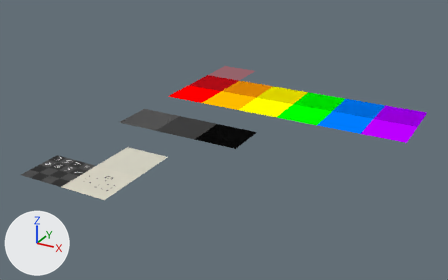
An edit to the Blender file blender_models/Resources.blend, drawn before and after from the same camera.
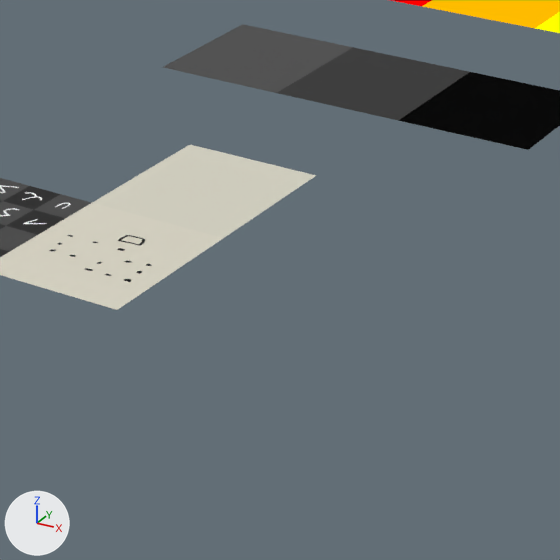
Each version is shown whole from a 50 mm lens placed at (8.89, -15.81, 5.3), pointed at (2.9, -4.91, -0.16), then close up on the part from 15% to 55% of the width and 36% to 100% of the height. The axes (+X, +Y, +Z) are drawn at lower left. The lights are the same throughout.
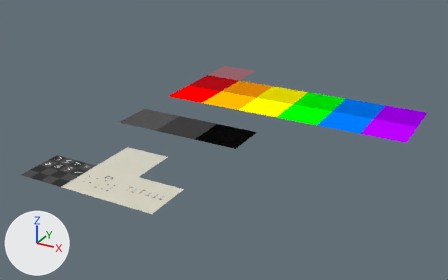
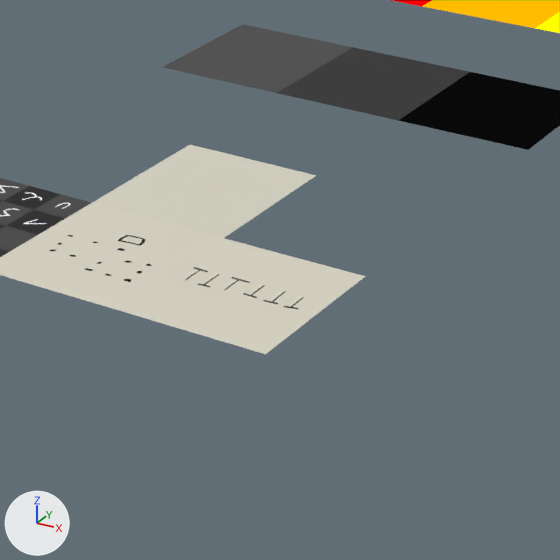
Commit message: add instructions for Bridge machine

Changed parts and their boxes [x1, y1, x2, y2] in the close-ups (560 x 560 px):
'Plane.019', added: after [118, 238, 366, 354]

What changed in the scene script:
```text
Add img_bridgeinstruction_png:
    img_bridgeinstruction_png = load_image('BridgeInstruction.png', '../unity_project/Paper Box/Assets/Textures/Box/BridgeInstruction.png', 308, 200, 'sRGB')
Add mat_bridgeinstruction:
    mat_bridgeinstruction = principled_material('BridgeInstruction')
    mat_bridgeinstruction.texture = img_bridgeinstruction_png
    mat_bridgeinstruction.roughness = 1.0
    mat_bridgeinstruction.specular_ior_level = 0.1
Add me_plane_019:
    me_plane_019.from_pydata(...)  # 4 vertices, 1 face; spans x -0.5..0.5, y -0.5..0.5, z 0.0
    me_plane_019.materials.append(mat_bridgeinstruction)  # picture img_bridgeinstruction_png
Add ob_plane_019:
    ob_plane_019 = bpy.data.objects.new('Plane.019', me_plane_019)
    ob_plane_019.location = (3.0, -8.0, 0.0)
```
